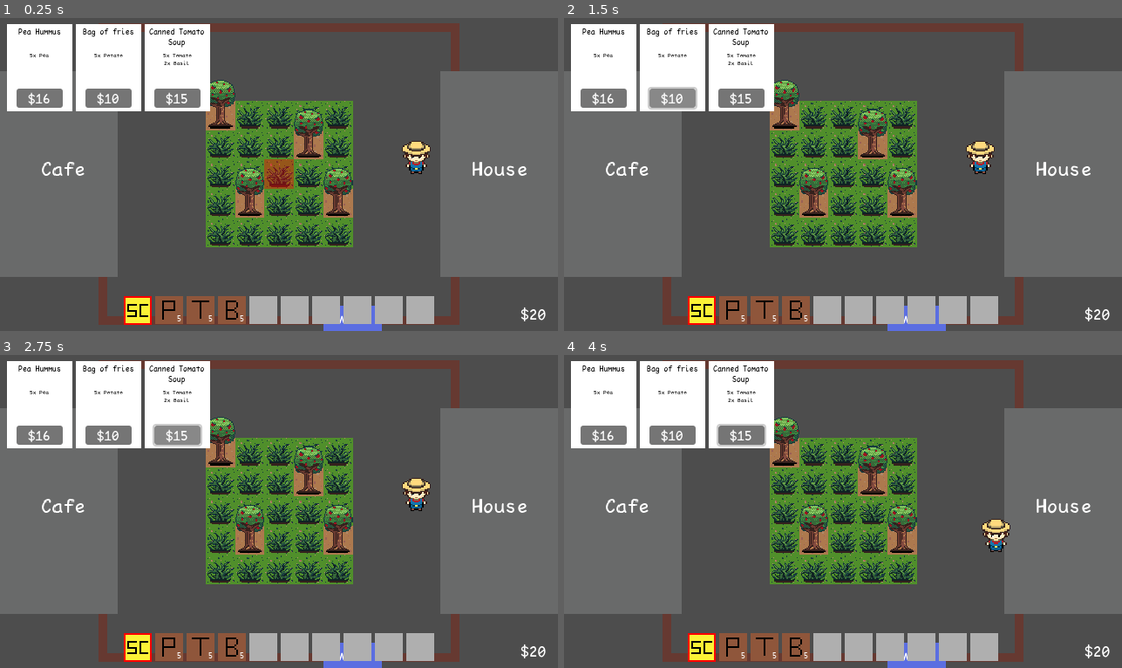
Above: before the commit, frames 1-4 (two rows, left to right).
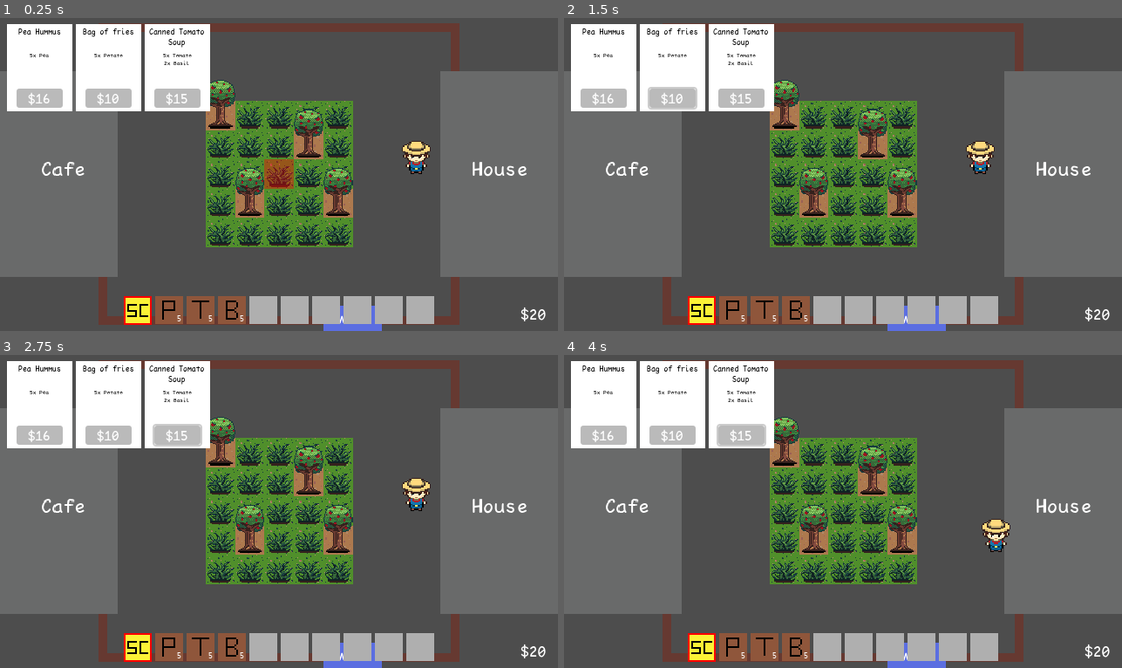
Above: after the commit, the same moments.

Repository: mikusaq/grub-n-grow
Game: Godot game, scene res://scenes/game.tscn
Same seed, same stepped clock (60 frames per second), same inputs: the game is played once before the commit and once after it.
Inputs (mouse positions are in pixels of both pictures, inside the frame that each line leads up to):
- Up to frame 1 (0.25 s): no input
- Up to frame 2 (1.5 s): click (603, 99) at 0.5 s, where only the run before the commit has a clickable "$16"; click (670, 99) at 1.25 s, where only the run before the commit has a clickable "$10"
- Up to frame 3 (2.75 s): click (178, 436) at 2 s, where only the run before the commit has a clickable "$15"
- Up to frame 4 (4 s): tap Enter at 2.75 s; move the mouse to (965, 495) at 2.77 s; press the mouse at (965, 495) at 2.78 s; hold D (right) 2.78-3.53 s; move the mouse to (731, 527) at 3.52 s; release the mouse at (731, 527) at 3.53 s; hold S (down) from 3.53 s (still down); tap N (next_day) at 3.6 s

The runs differ from the first frame. In frame 1, 1.4% of the frame differs, in the area x 2-36%, y 22-29%; in frame 2, 1.4%; in frame 3, 1.4%; in frame 4, 1.4%.

Commit message:
Refactor tasks, add crop items, add fulfill condition logic on task_card

Diff:
--- /dev/null
+++ b/resources/inventory/items/crops/apple_item.tres
@@ -0,0 +1,8 @@
+[gd_resource type="Resource" script_class="InvItem" load_steps=2 format=3 uid="uid://crldlbvusef27"]
+
+[ext_resource type="Script" path="res://scripts/inventory/inventory_item.gd" id="1_8q8q1"]
+
+[resource]
+script = ExtResource("1_8q8q1")
+name = "Apple"
+stackable = true
--- /dev/null
+++ b/resources/inventory/items/crops/basil_item.tres
@@ -0,0 +1,8 @@
+[gd_resource type="Resource" script_class="InvItem" load_steps=2 format=3 uid="uid://db1jg2uceljm8"]
+
+[ext_resource type="Script" path="res://scripts/inventory/inventory_item.gd" id="1_6ueff"]
+
+[resource]
+script = ExtResource("1_6ueff")
+name = "Basil"
+stackable = true
--- /dev/null
+++ b/resources/inventory/items/crops/garlic_item.tres
@@ -0,0 +1,8 @@
+[gd_resource type="Resource" script_class="InvItem" load_steps=2 format=3 uid="uid://nmbaaw36uhv"]
+
+[ext_resource type="Script" path="res://scripts/inventory/inventory_item.gd" id="1_uo7jn"]
+
+[resource]
+script = ExtResource("1_uo7jn")
+name = "Garlic"
+stackable = true
--- /dev/null
+++ b/resources/inventory/items/crops/pea_item.tres
@@ -0,0 +1,8 @@
+[gd_resource type="Resource" script_class="InvItem" load_steps=2 format=3 uid="uid://3fexmonkbgyc"]
+
+[ext_resource type="Script" path="res://scripts/inventory/inventory_item.gd" id="1_5iswq"]
+
+[resource]
+script = ExtResource("1_5iswq")
+name = "Pea"
+stackable = true
--- /dev/null
+++ b/resources/inventory/items/crops/potato_item.tres
@@ -0,0 +1,8 @@
+[gd_resource type="Resource" script_class="InvItem" load_steps=2 format=3 uid="uid://do416cliidno8"]
+
+[ext_resource type="Script" path="res://scripts/inventory/inventory_item.gd" id="1_kitrs"]
+
+[resource]
+script = ExtResource("1_kitrs")
+name = "Potato"
+stackable = true
--- /dev/null
+++ b/resources/inventory/items/crops/strawberry_item.tres
@@ -0,0 +1,8 @@
+[gd_resource type="Resource" script_class="InvItem" load_steps=2 format=3 uid="uid://0ypaltnt3fmg"]
+
+[ext_resource type="Script" path="res://scripts/inventory/inventory_item.gd" id="1_2tksr"]
+
+[resource]
+script = ExtResource("1_2tksr")
+name = "Strawberry"
+stackable = true
--- /dev/null
+++ b/resources/inventory/items/crops/tomato_item.tres
@@ -0,0 +1,8 @@
+[gd_resource type="Resource" script_class="InvItem" load_steps=2 format=3 uid="uid://4snklmp365gk"]
+
+[ext_resource type="Script" path="res://scripts/inventory/inventory_item.gd" id="1_fnwus"]
+
+[resource]
+script = ExtResource("1_fnwus")
+name = "Tomato"
+stackable = true
--- a/resources/task_cards/bag_of_fries.tres
+++ b/resources/task_cards/bag_of_fries.tres
@@ -1,11 +1,12 @@
-[gd_resource type="Resource" script_class="TaskCard" load_steps=4 format=3 uid="uid://crnclwjrwvga5"]
+[gd_resource type="Resource" script_class="TaskCard" load_steps=5 format=3 uid="uid://crnclwjrwvga5"]
 
 [ext_resource type="Script" path="res://scripts/tasks/task_card.gd" id="1_vkfdk"]
 [ext_resource type="Script" path="res://scripts/tasks/task.gd" id="2_6c271"]
+[ext_resource type="Resource" uid="uid://do416cliidno8" path="res://resources/inventory/items/crops/potato_item.tres" id="3_xdtmv"]
 
 [sub_resource type="Resource" id="Resource_tmlda"]
 script = ExtResource("2_6c271")
-plant_type = 1
+item = ExtResource("3_xdtmv")
 amount = 5
 
 [resource]
--- a/resources/task_cards/boxed_potatoes_and_garlic.tres
+++ b/resources/task_cards/boxed_potatoes_and_garlic.tres
@@ -1,16 +1,18 @@
-[gd_resource type="Resource" script_class="TaskCard" load_steps=5 format=3 uid="uid://cjas55olfiqb0"]
+[gd_resource type="Resource" script_class="TaskCard" load_steps=7 format=3 uid="uid://cjas55olfiqb0"]
 
 [ext_resource type="Script" path="res://scripts/tasks/task_card.gd" id="1_ttw4w"]
 [ext_resource type="Script" path="res://scripts/tasks/task.gd" id="2_885lt"]
+[ext_resource type="Resource" uid="uid://do416cliidno8" path="res://resources/inventory/items/crops/potato_item.tres" id="3_igeuc"]
+[ext_resource type="Resource" uid="uid://nmbaaw36uhv" path="res://resources/inventory/items/crops/garlic_item.tres" id="4_ad845"]
 
 [sub_resource type="Resource" id="Resource_8qgkv"]
 script = ExtResource("2_885lt")
-plant_type = 1
+item = ExtResource("3_igeuc")
 amount = 5
 
 [sub_resource type="Resource" id="Resource_hhb7l"]
 script = ExtResource("2_885lt")
-plant_type = 4
+item = ExtResource("4_ad845")
 amount = 2
 
 [resource]
--- a/resources/task_cards/canned_tomato_soup.tres
+++ b/resources/task_cards/canned_tomato_soup.tres
@@ -1,16 +1,18 @@
-[gd_resource type="Resource" script_class="TaskCard" load_steps=5 format=3 uid="uid://cwpsufrwfc7n0"]
+[gd_resource type="Resource" script_class="TaskCard" load_steps=7 format=3 uid="uid://cwpsufrwfc7n0"]
 
 [ext_resource type="Script" path="res://scripts/tasks/task_card.gd" id="1_0xvfy"]
 [ext_resource type="Script" path="res://scripts/tasks/task.gd" id="2_s5aiq"]
+[ext_resource type="Resource" uid="uid://4snklmp365gk" path="res://resources/inventory/items/crops/tomato_item.tres" id="3_vbuns"]
+[ext_resource type="Resource" uid="uid://db1jg2uceljm8" path="res://resources/inventory/items/crops/basil_item.tres" id="4_oskg2"]
 
 [sub_resource type="Resource" id="Resource_nrerl"]
 script = ExtResource("2_s5aiq")
-plant_type = 2
+item = ExtResource("3_vbuns")
 amount = 5
 
 [sub_resource type="Resource" id="Resource_52yl7"]
 script = ExtResource("2_s5aiq")
-plant_type = 3
+item = ExtResource("4_oskg2")
 amount = 2
 
 [resource]
--- a/resources/task_cards/pea_hummus.tres
+++ b/resources/task_cards/pea_hummus.tres
@@ -1,11 +1,12 @@
-[gd_resource type="Resource" script_class="TaskCard" load_steps=4 format=3 uid="uid://clevem1vlevgt"]
+[gd_resource type="Resource" script_class="TaskCard" load_steps=5 format=3 uid="uid://clevem1vlevgt"]
 
 [ext_resource type="Script" path="res://scripts/tasks/task_card.gd" id="1_tg5ce"]
 [ext_resource type="Script" path="res://scripts/tasks/task.gd" id="2_kwg14"]
+[ext_resource type="Resource" uid="uid://3fexmonkbgyc" path="res://resources/inventory/items/crops/pea_item.tres" id="3_xn81o"]
 
 [sub_resource type="Resource" id="Resource_6kyrw"]
 script = ExtResource("2_kwg14")
-plant_type = 6
+item = ExtResource("3_xn81o")
 amount = 5
 
 [resource]
--- a/resources/task_cards/strawberry_jam.tres
+++ b/resources/task_cards/strawberry_jam.tres
@@ -1,11 +1,12 @@
-[gd_resource type="Resource" script_class="TaskCard" load_steps=4 format=3 uid="uid://cjif74mp7qji7"]
+[gd_resource type="Resource" script_class="TaskCard" load_steps=5 format=3 uid="uid://cjif74mp7qji7"]
 
 [ext_resource type="Script" path="res://scripts/tasks/task_card.gd" id="1_brj3a"]
 [ext_resource type="Script" path="res://scripts/tasks/task.gd" id="2_vep0p"]
+[ext_resource type="Resource" uid="uid://0ypaltnt3fmg" path="res://resources/inventory/items/crops/strawberry_item.tres" id="3_i4p7e"]
 
 [sub_resource type="Resource" id="Resource_qthlh"]
 script = ExtResource("2_vep0p")
-plant_type = 5
+item = ExtResource("3_i4p7e")
 amount = 4
 
 [resource]
--- a/scenes/ui/task_card_ui.tscn
+++ b/scenes/ui/task_card_ui.tscn
@@ -54,6 +54,7 @@
 offset_right = 64.0
 offset_bottom = 96.0
 theme = ExtResource("1_uf5lu")
+disabled = true
 
 [node name="MoneyAmount" type="Label" parent="CompleteButton"]
 layout_mode = 0
@@ -64,3 +65,5 @@
 text = "$10"
 horizontal_alignment = 1
 vertical_alignment = 1
+
+[connection signal="pressed" from="CompleteButton" to="." method="_on_complete_button_pressed"]
--- a/scripts/inventory/inventory.gd
+++ b/scripts/inventory/inventory.gd
@@ -35,3 +35,11 @@
 			return true
 
 	return false
+
+# Checks if item of amount is in inventory. Returns true if it is, else false.
+func has_item(item: InvItem, amount: int) -> bool:
+	for slot in slots:
+		if slot.item == item and slot.amount >= amount:
+			return true
+
+	return false
--- a/scripts/task_card_ui.gd
+++ b/scripts/task_card_ui.gd
@@ -1,12 +1,24 @@
 extends Control
 
 var task_card: TaskCard
+
+signal task_completed(task_card: TaskCard)
+
 
 func set_task_card(new_task_card: TaskCard) -> void:
 	task_card = new_task_card
 	$Name.text = task_card.name
 	var tasks_str: String = ""
 	for task in task_card.tasks:
-		tasks_str += str(task.amount) + "x " + Const.PlantType.keys()[task.plant_type] + "\n"
+		tasks_str += str(task.amount) + "x " + task.item.name + "\n"
 	$Tasks.text = tasks_str
 	$CompleteButton/MoneyAmount.text = Const.MONEY_SYMBOL + str(task_card.reward)
+
+
+func update_fulfill_condition(crop_inv: Inv) -> void:
+	if task_card.condition_fulfilled(crop_inv):
+		$CompleteButton.disabled = false
+
+
+func _on_complete_button_pressed() -> void:
+	task_completed.emit(task_card)
--- a/scripts/tasks/task.gd
+++ b/scripts/tasks/task.gd
@@ -2,5 +2,5 @@
 
 class_name Task
 
-@export var plant_type: Const.PlantType
+@export var item: InvItem
 @export var amount: int
--- a/scripts/tasks/task_card.gd
+++ b/scripts/tasks/task_card.gd
@@ -5,3 +5,10 @@
 @export var name: String
 @export var tasks: Array[Task]
 @export var reward: int
+
+
+func condition_fulfilled(crop_inv: Inv) -> bool:
+	for task in tasks:
+		if not crop_inv.has_item(task.item, task.amount):
+			return false
+	return true
